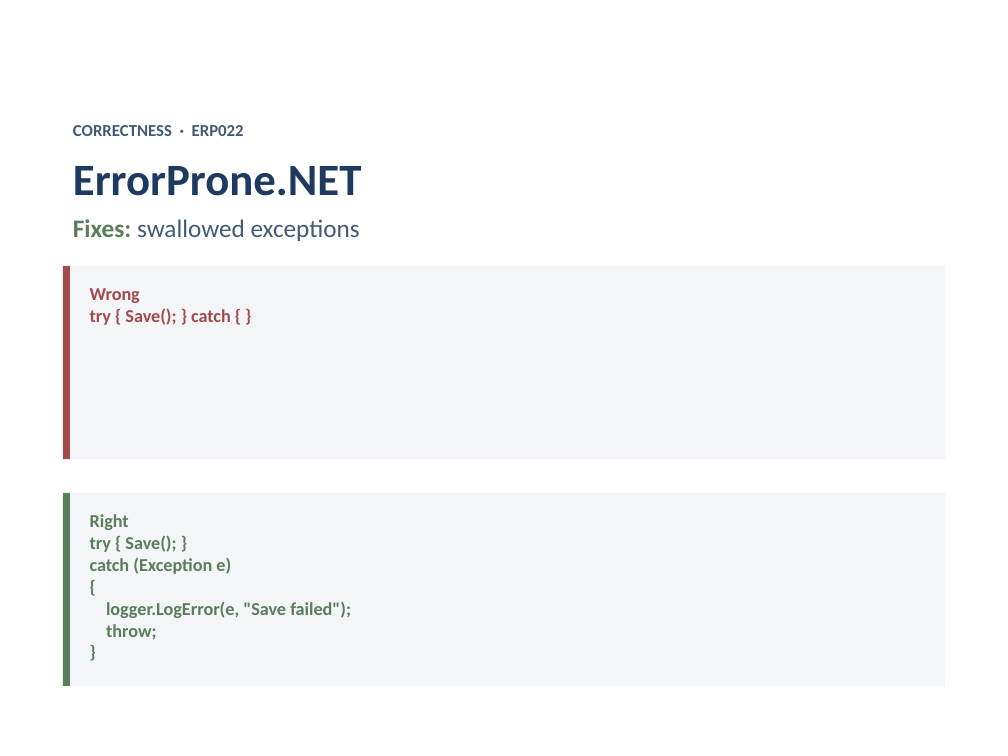
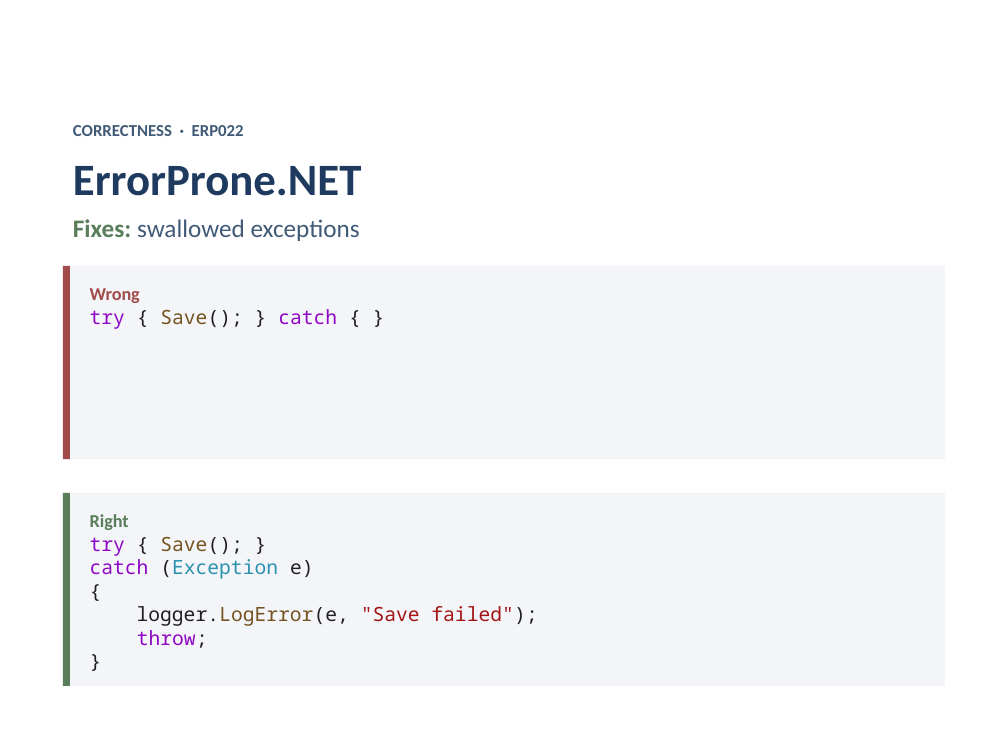
Before and after one commit to isidore/Talks, a slide deck: slide 9 of Slides/Analyzers.Net.pptx. Drawn at 1008x756 pixels with LibreOffice and Linux fonts; fonts in the diff are those of the drawing. Boxes give left, top, right and bottom in pixels: in the first picture for what was removed or moved away, otherwise in the second. Text is boxed around its words. In the diff, an @@ line names an element or a change of style, - is before the commit and + after.

Commit message:
code styling

```diff
--- a/Slides/Analyzers.Net.pptx
+++ b/Slides/Analyzers.Net.pptx
@@ rectangle "Wrong try { Save(); } ..." at [70,266,944,460]: text colour #1F3A5F to #8F08C4 in "try catch"; text colour #1F3A5F to #1F1F1F in "{ Save(); } { }"; text colour #1F3A5F to #74531F in "Save();" @@
@@ rectangle "Right try { Save(); } ..." at [70,493,944,686]: text colour #1F3A5F to #8F08C4 in "try catch throw;"; text colour #1F3A5F to #1F1F1F in "{ Save(); } (Exception e) { logger.LogError(e, ..."; text colour #1F3A5F to #74531F in "Save(); logger.LogError(e,"; text colour #1F3A5F to #2B91AF in "(Exception"; text colour #1F3A5F to #A31515 in ""Save failed");" @@
```
Also in this commit, not shown: 23 other slides changed.
